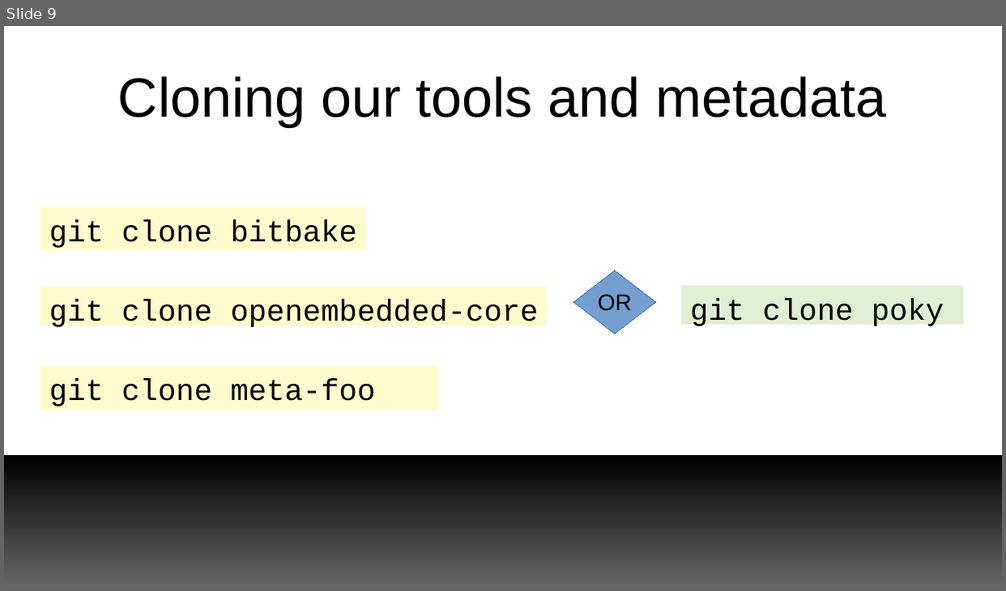
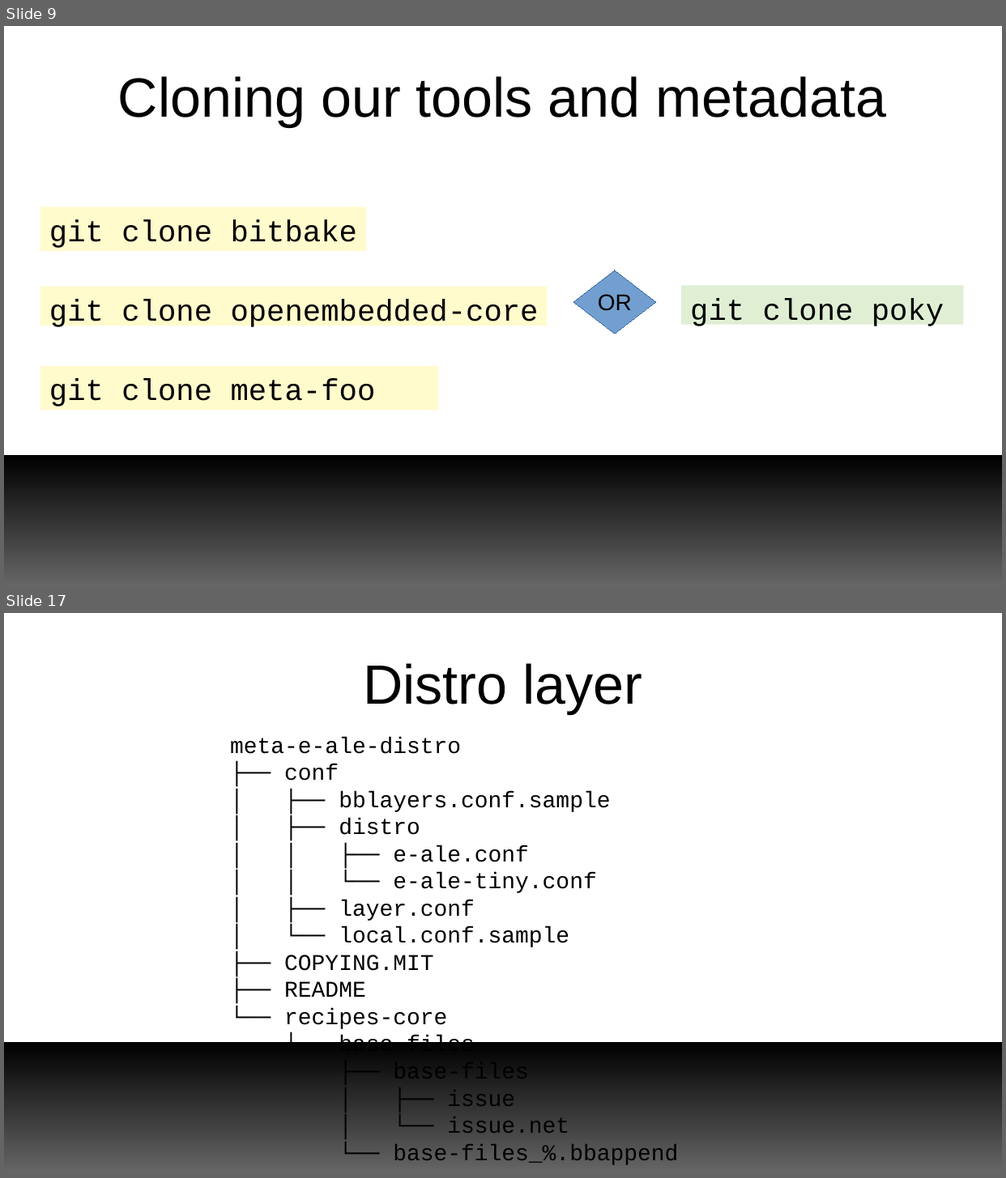
Before and after one commit to e-ale/Slides, a slide deck: yocto-images/src/build-images-with-yocto-project.odp. Shown one above the other, each under a label of ours: slide 9 before the commit, slides 9 and 17 after it; the slides between them are not shown. The pictures are 1006x591 and 1006x1178 pixels, drawn with LibreOffice and Linux fonts; fonts in the diff are those of the drawing; background and template pictures are left out. Boxes give left, top, right and bottom in pixels: in the first picture for what was removed or moved away, otherwise in the second. Text is boxed around its words. In the diff, an @@ line names an element or a change of style, - is before the commit and + after.

Commit message:
yocto-images: Update Slides
* Add more detail about:
  - layers
  - layer index
  - workflow tools

```diff
--- a/yocto-images/src/build-images-with-yocto-project.odp
+++ b/yocto-images/src/build-images-with-yocto-project.odp
@@ slide 17 added at box(4, 613, 1002, 1174), background #FFFFFF; not listed: 1 template element that a slide beside it also shows @@
@@ title added at box(363, 663, 642, 714), 44 pt, text #000000 @@
+Distro layer
@@ text added at box(230, 737, 678, 1165), 18 pt, text #000000 @@
+meta-e-ale-distro
+├── conf
+│ ├── bblayers.conf.sample
+│ ├── distro
+│ │ ├── e-ale.conf
+│ │ └── e-ale-tiny.conf
+│ ├── layer.conf
+│ └── local.conf.sample
+├── COPYING.MIT
+├── README
+└── recipes-core
+└── base-files
+├── base-files
+│ ├── issue
+│ └── issue.net
+└── base-files_%.bbappend
```
Also in this commit, not shown: 3 slides changed, 25 other slides added, 1 slide removed, 1 other file.
